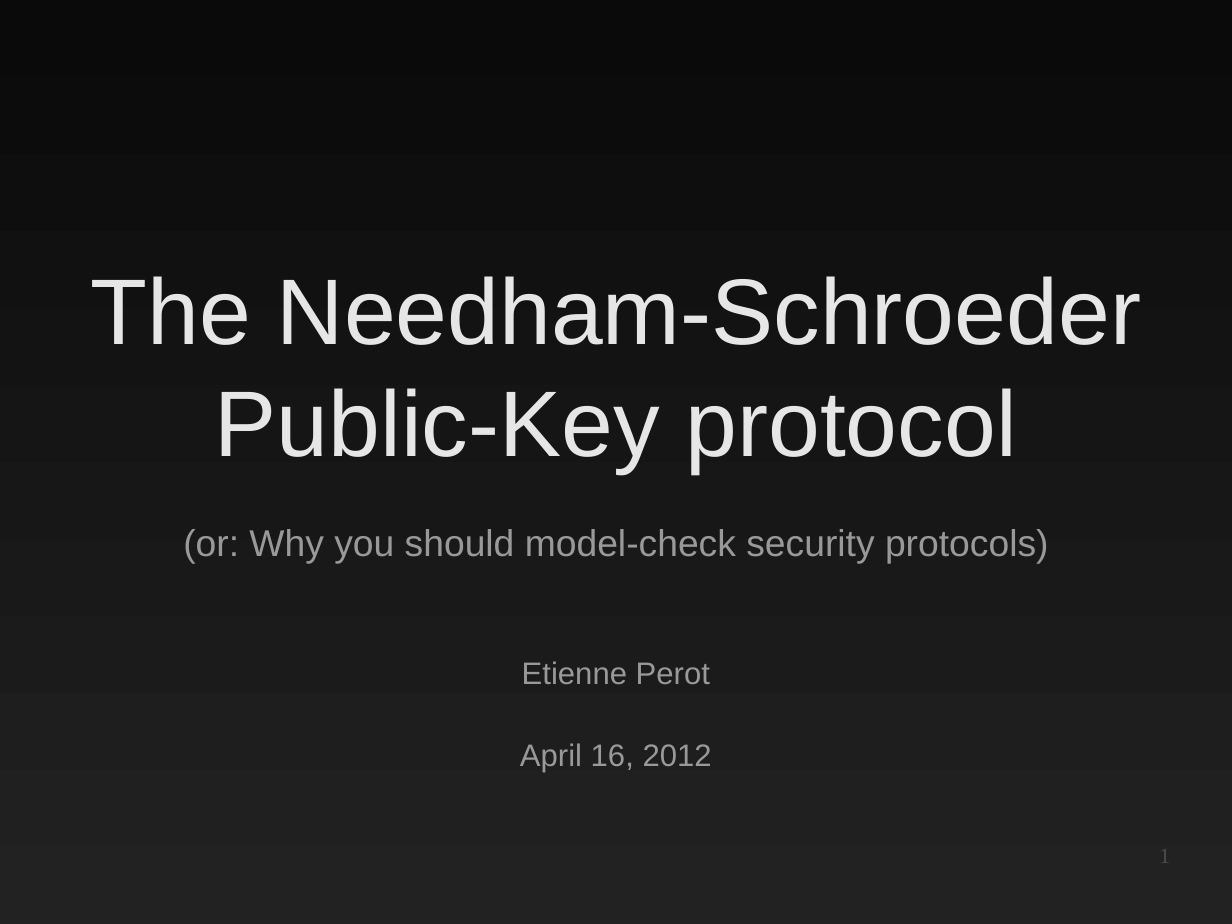
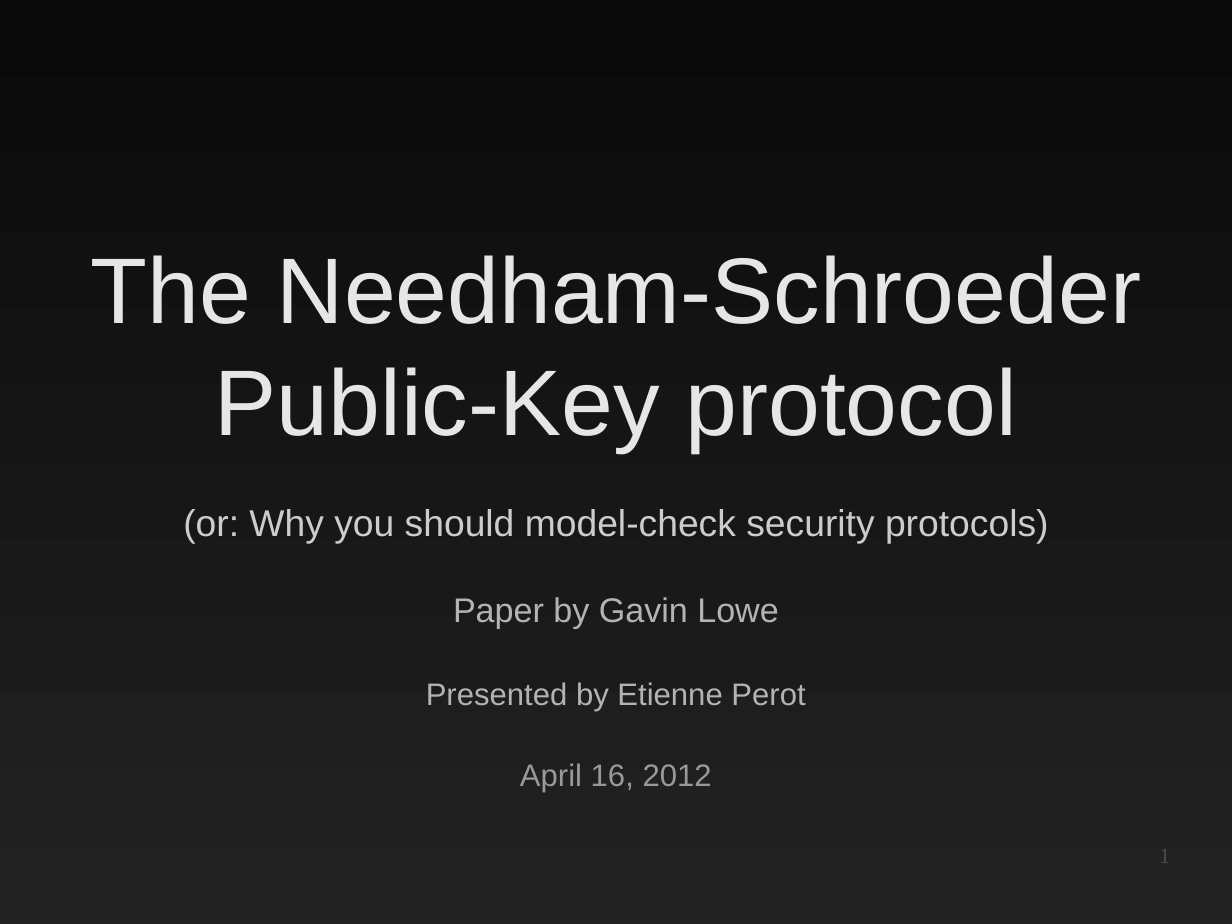
Before and after one commit to EtiennePerot/cs525p, a slide deck: slide 1 of Presentation.odp. Drawn at 1232x924 pixels with LibreOffice and Linux fonts; fonts in the diff are those of the drawing. Boxes give left, top, right and bottom in pixels: in the first picture for what was removed or moved away, otherwise in the second. Text is boxed around its words. In the diff, an @@ line names an element or a change of style, - is before the commit and + after.

```diff
--- a/Presentation.odp
+++ b/Presentation.odp
@@ subtitle at (x1=183, y1=509, x2=1049, y2=543): text colour #999999 to #CCCCCC in "(or: Why you should model-check security protocols)" @@
@@ subtitle at (x1=426, y1=597, x2=805, y2=711): text changed; text colour #999999 to #B3B3B3 @@
-Etienne Perot
+Paper by Gavin Lowe
+Presented by Etienne Perot
```
Also in this commit, not shown: 5 other slides changed.
